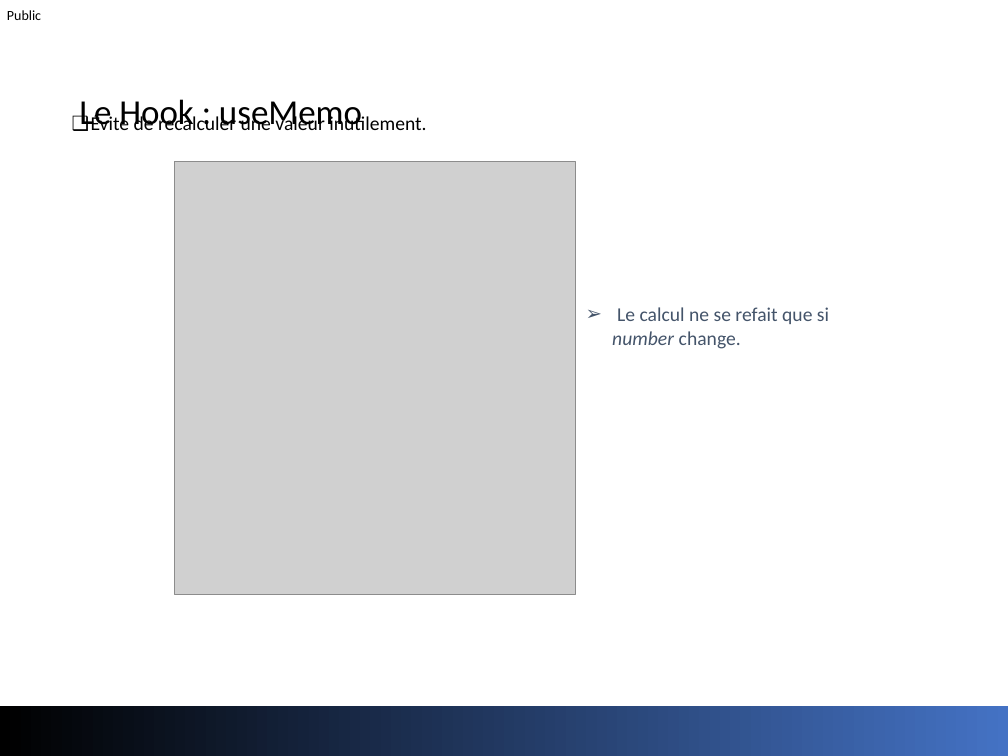
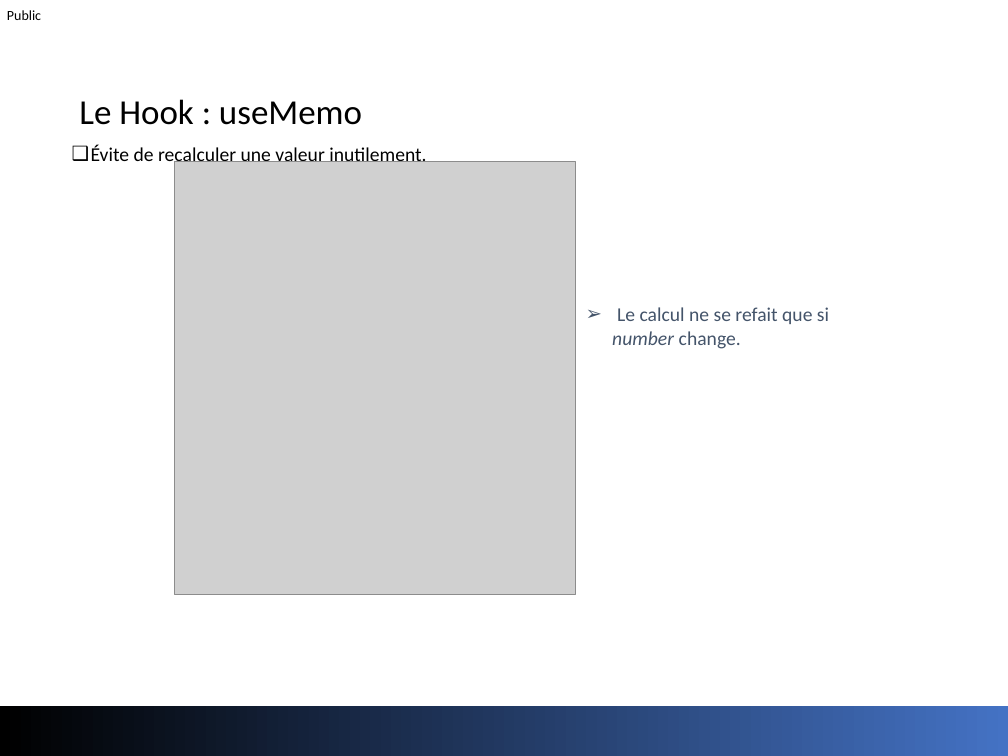
Before and after one commit to jeouit/REACT, a slide deck: slide 102 of Formation Front-V1-4.pptx (slide 101 before the commit). Drawn at 1008x756 pixels with LibreOffice and Linux fonts; fonts in the diff are those of the drawing; grey boxes stand for pictures. Boxes give left, top, right and bottom in pixels: in the first picture for what was removed or moved away, otherwise in the second. Text is boxed around its words. In the diff, an @@ line names an element or a change of style, - is before the commit and + after.

```diff
--- a/Formation Front-V1-4.pptx
+++ b/Formation Front-V1-4.pptx
@@ text "Évite de recalculer une valeur ..." rewrapped from <box>91,114,426,130</box> to <box>91,144,426,166</box> @@
```
Also in this commit, not shown: 8 other slides changed, 8 slides added, 7 slides removed.
